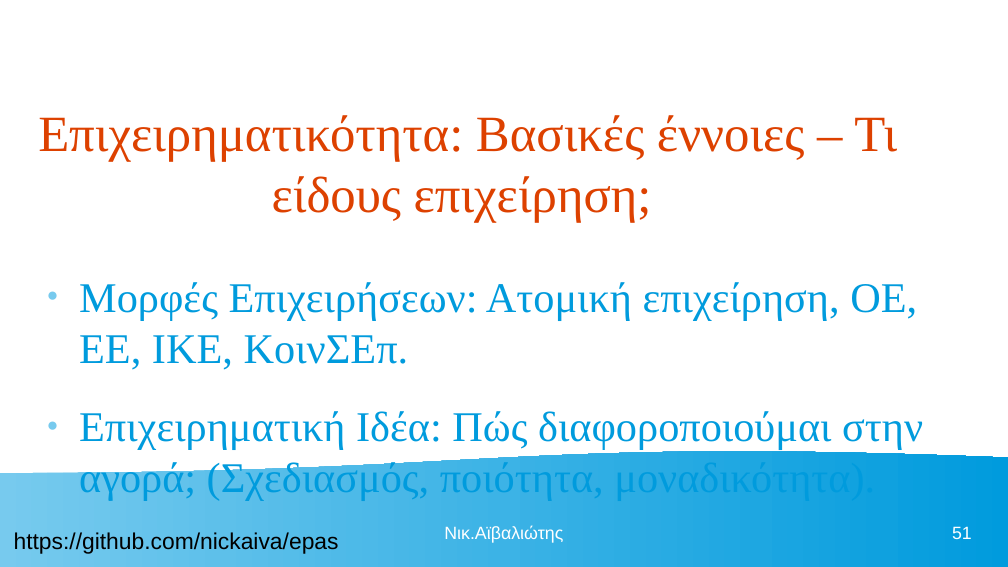
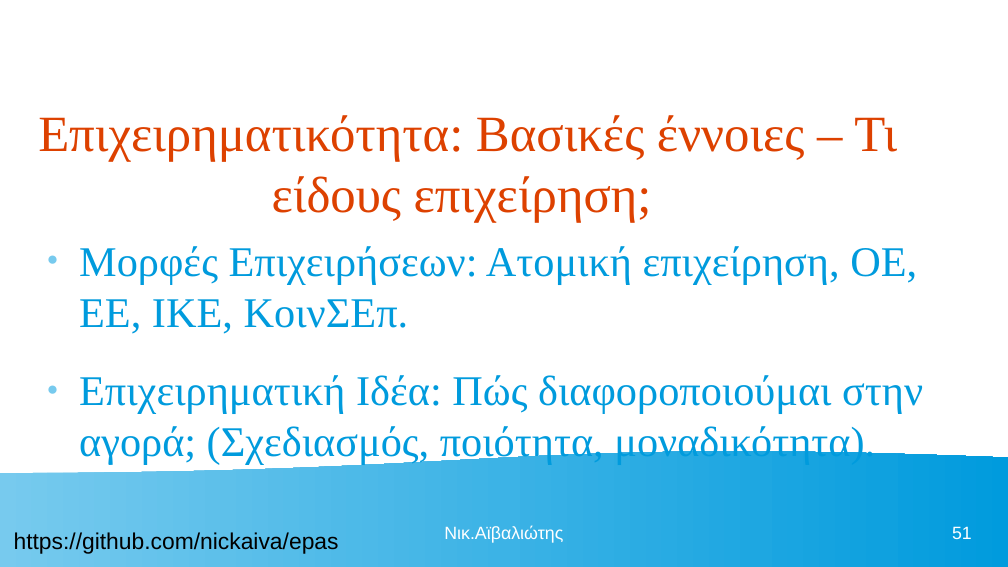
Before and after one commit to nickaiva/epas, a slide deck: slide 51 of ΠΕΡΙΒΑΛΛΟΝ ΕΡΓΑΣΙΑΣ.odp. Drawn at 1008x567 pixels with LibreOffice and Linux fonts; fonts in the diff are those of the drawing. Boxes give left, top, right and bottom in pixels: in the first picture for what was removed or moved away, otherwise in the second. Text is boxed around its words. In the diff, an @@ line names an element or a change of style, - is before the commit and + after.

```diff
--- a/ΠΕΡΙΒΑΛΛΟΝ ΕΡΓΑΣΙΑΣ.odp
+++ b/ΠΕΡΙΒΑΛΛΟΝ ΕΡΓΑΣΙΑΣ.odp
@@ text "Μορφές Επιχειρήσεων: Ατομική επιχείρηση, ΟΕ, ...": place and size @@
-text "Μορφές Επιχειρήσεων: Ατομική επιχείρηση, ΟΕ, ..." at bbox=[79, 282, 923, 501]
+text "Μορφές Επιχειρήσεων: Ατομική επιχείρηση, ΟΕ, ..." at bbox=[79, 246, 923, 465]
```
Also in this commit, not shown: 1 other slide changed, 3 other files.
